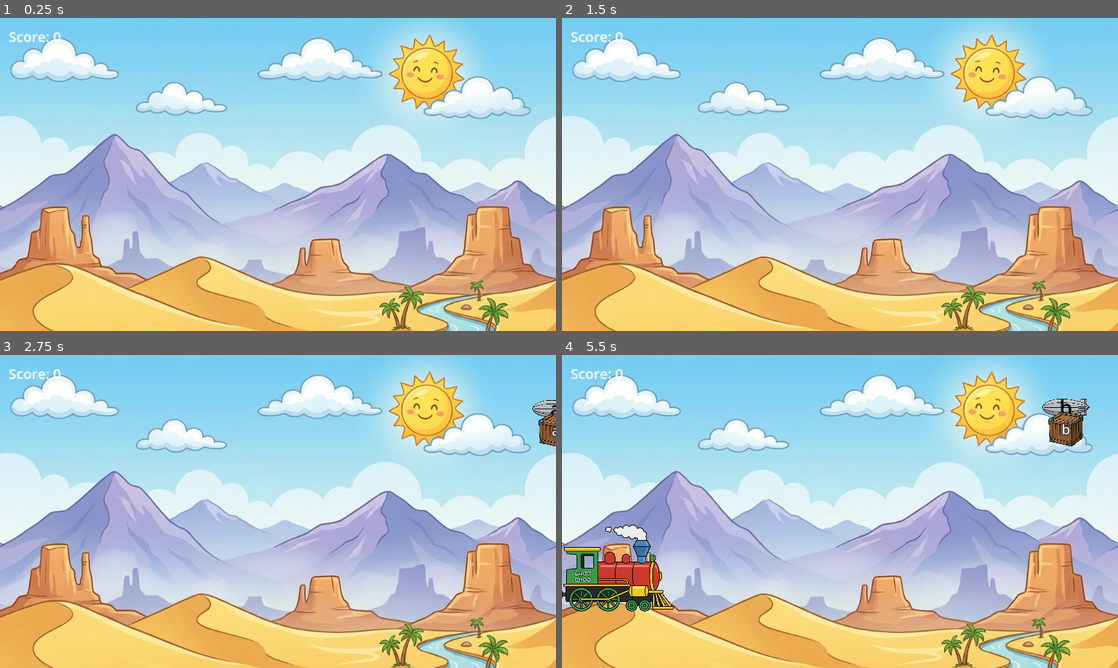
Above: before the commit, frames 1-4 (two rows, left to right).
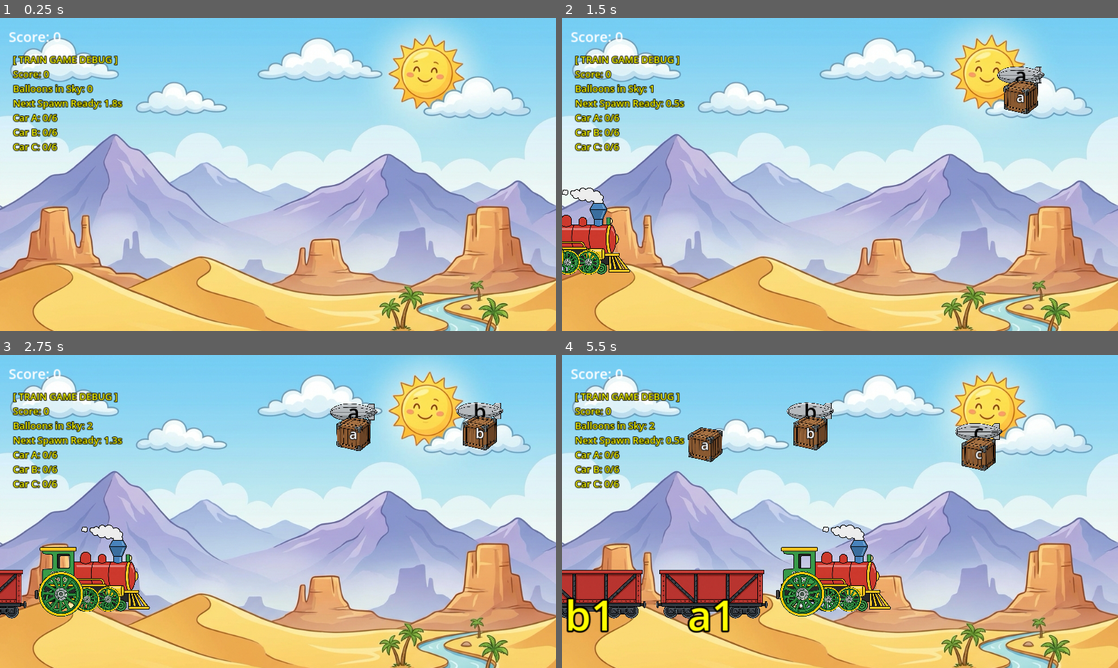
Above: after the commit, the same moments.

Repository: xiangfa/rt-games-godot
Game: Godot game, scene res://scenes/main.tscn
The game is run twice, just before and just after one commit, with the same random seed, the same clock (stepped at 60 frames per second) and the same inputs.
Inputs (mouse positions are in pixels of both pictures, inside the frame that each line leads up to):
- Up to frame 1 (0.25 s): no input
- Up to frame 2 (1.5 s): tap Enter at 0.5 s; move the mouse to (962, 158) at 0.52 s; click (962, 158) at 0.67 s; move the mouse to (728, 190) at 1.27 s; click (728, 190) at 1.42 s
- Up to frame 3 (2.75 s): move the mouse to (333, 442) at 2.02 s; click (333, 442) at 2.17 s
- Up to frame 4 (5.5 s): move the mouse to (812, 574) at 2.77 s; click (812, 574) at 2.92 s; move the mouse to (1067, 408) at 3.52 s; click (1067, 408) at 3.67 s; move the mouse to (673, 464) at 4.27 s; click (673, 464) at 4.42 s; move the mouse to (867, 511) at 5.02 s; click (867, 511) at 5.17 s

The runs differ from the first frame. In frame 1, 1.9% of the frame differs, in the area x 2-23%, y 12-43%; in frame 2, 4.8%; in frame 3, 8.2%; in frame 4, 15%, in the area x 0-95%, y 12-89%.

Commit message:
bkup with  rolling wheel

Diff:
--- a/train-words/scenes/car.tscn
+++ b/train-words/scenes/car.tscn
@@ -49,6 +49,6 @@
 visible = false
 z_index = 10
 texture = ExtResource("3_net")
-texture_scale = Vector2(8, 8)
+texture_scale = Vector2(3, 3)
 texture_repeat = 2
-polygon = PackedVector2Array(-120, -110, 120, -110, 45, -230, -45, -230)
+polygon = PackedVector2Array(-140, -105, 140, -105, 0, -325)
--- a/train-words/scripts/car.gd
+++ b/train-words/scripts/car.gd
@@ -14,14 +14,17 @@
 
 func _ready():
 	print("PHYSICS_DEBUG: Car " + id + " ready at " + str(global_position))
+
+	# Ensure net starts hidden
+	var net = get_node_or_null("CargoNet")
+	if net: net.visible = false
+
 	body_entered.connect(_on_body_entered)
-	# Check if anything is already inside (unlikely at spawn but good for safety)
-	for body in get_overlapping_bodies():
-		_on_body_entered(body)
 
 func _on_body_entered(body: Node2D):
-	if body.is_in_group("crate"):
-		if body.get("matched"):
-			return
-		print("PHYSICS_DEBUG: VALID CRATE DETECTED in car " + id)
-		get_tree().call_group("game_events_v2", "_handle_crate_arrival", body, self)
+	# Fail early if not a crate or already matched
+	if not body.is_in_group("crate"): return
+	if body.get("matched") == true: return
+
+	print("PHYSICS_DEBUG: VALID CRATE DETECTED in car " + id)
+	get_tree().call_group("game_events_v2", "_handle_crate_arrival", body, self)
--- a/train-words/scripts/main.gd
+++ b/train-words/scripts/main.gd
@@ -13,155 +13,238 @@
 var spawn_index = 0
 
 var auto_play: bool = true
+var debug_hud: Label
 
 func _ready():
 	name = "MainNode_v2"
 	add_to_group("game_events_v2")
+	_setup_debug_hud()
 	setup_game()
+
+	# FORCE connection in case editor link is broken
+	if has_node("SpawnTimer"):
+		var st = get_node("SpawnTimer")
+		if not st.timeout.is_connected(_on_spawn_timer_timeout):
+			st.timeout.connect(_on_spawn_timer_timeout)
+			print("PHYSICS_DEBUG: Manually connected SpawnTimer signal.")
+
+func _setup_debug_hud():
+	debug_hud = Label.new()
+	debug_hud.add_theme_font_size_override("font_size", 22)
+	debug_hud.add_theme_color_override("font_color", Color.YELLOW)
+	debug_hud.add_theme_color_override("font_outline_color", Color.BLACK)
+	debug_hud.add_theme_constant_override("outline_size", 6)
+	debug_hud.position = Vector2(30, 80)
+	add_child(debug_hud)
 
 func setup_game():
 	train.setup_train(level_data["cars"])
-	train.position = Vector2(-700, 550) # Start closer for faster appearance
-	spawn_timer.start()
+	train.position = Vector2(-200, 550)
+
+	if spawn_timer:
+		spawn_timer.wait_time = 2.0
+		spawn_timer.one_shot = false
+		spawn_timer.start()
+		# Tiny delay before first spawn to ensure all nodes are ready
+		get_tree().create_timer(0.5).timeout.connect(_on_spawn_timer_timeout)
 
 func _process(_delta):
-	# Train loops continuously
-	# 2800 allows the 2x train to fully exit before resetting
-	if train.position.x > 2800:
-		train.position.x = -1200
-		if train.has_method("reset_cargo"):
-			train.reset_cargo()
-
-	# Cleanup dropped crates that fall off bottom
+	# Update Debug HUD
+	if debug_hud:
+		var hud_text = "[ TRAIN GAME DEBUG ]\n"
+		hud_text += "Score: " + str(score) + "\n"
+		hud_text += "Balloons in Sky: " + str(get_tree().get_nodes_in_group("balloon").size()) + "\n"
+		var time_left = snapped(spawn_timer.time_left, 0.1)
+		hud_text += "Next Spawn Ready: " + ("NOW" if time_left <= 0 else str(time_left) + "s") + "\n"
+		for car in get_tree().get_nodes_in_group("train_cars"):
+			hud_text += "Car " + car.id.left(1).to_upper() + ": " + str(car.matched_count) + "/6\n"
+		debug_hud.text = hud_text
+
+	# Restart timer if it somehow died
+	if spawn_timer.is_stopped() and spawn_timer.time_left == 0:
+		spawn_timer.start()
+
+	# Train loops continuously WITHOUT clearing cargo
+	if train.position.x > 2500:
+		train.position.x = -300
+		# train.reset_cargo() # REMOVED: Keep the crates on the cars!
+
+	# Cleanup dropped crates
 	for crate in get_tree().get_nodes_in_group("crate"):
 		if not crate.matched and crate.global_position.y > 800:
-			print("PHYSICS_DEBUG: Cleaning up unmatched crate " + crate.label + " at Y=" + str(crate.global_position.y))
 			crate.queue_free()
 
 	if auto_play:
 		_check_auto_play()
 
 func _check_auto_play():
-	# Find all balloons
 	for balloon in get_tree().get_nodes_in_group("balloon"):
 		if not balloon.has_method("pop_balloon"): continue
-
 		var target_char = balloon.label_text.to_lower()
-		# Find the target car for this balloon
-		for car in train.get_children():
-			if not car is Area2D: continue # Skip engine/non-cars
-
-			var car_char = car.id.left(1).to_lower()
-			if car_char == target_char:
-				# Pop when horizontally aligned with target car
-				# x_offset: adjust for fall time and car center
+		for car in get_tree().get_nodes_in_group("train_cars"):
+			if car.id.left(1).to_lower() == target_char:
 				var dist = abs(balloon.global_position.x - car.global_position.x)
-				if dist < 15: # Tight tolerance for perfect drop
-					print("AUTO_PLAY: Dropping " + target_char + " into car " + car.id)
+				if dist < 25: # Even wider window for reliable drops
 					balloon.pop_balloon()
 					break
 
 func _on_spawn_timer_timeout():
+	if not level_data.has("balloons") or level_data["balloons"].size() == 0:
+		print("PHYSICS_DEBUG: Error - No balloons in level_data!")
+		return
+
+	print("PHYSICS_DEBUG: SpawnTimer timeout! Firing spawn #", spawn_index)
 	var label = level_data["balloons"][spawn_index]
 	spawn_balloon(label)
-
-	spawn_index += 1
-	if spawn_index >= level_data["balloons"].size():
-		spawn_index = 0 # Loop the balloon labels
+	spawn_index = (spawn_index + 1) % level_data["balloons"].size()
 
 func spawn_balloon(p_label: String):
 	var balloon_scene = preload("res://scenes/balloon.tscn")
 	var balloon = balloon_scene.instantiate()
 	balloon.setup(p_label)
-	balloon.add_to_group("balloon") # For auto-play tracking
-
-	# Flying from Right to Left
-	var start_x = 1400
-	var end_x = -200
-	var y_pos = randf_range(50, 250)
+	balloon.add_to_group("balloon")
+
+	# Start slightly off-screen for natural entrance
+	var start_x = 1250
+	var end_x = -300
+	var y_pos = randf_range(80, 220)
 
 	balloon.position = Vector2(start_x, y_pos)
+	balloon.z_index = 1000 # On top of everything
+	balloon.modulate.a = 1.0
 	add_child(balloon)
 
-	# Horizontal movement tween
 	var tween = create_tween()
-	# Speed: Comfortable blimp pace
-	tween.tween_property(balloon, "position:x", end_x, 10.0)
+	tween.tween_property(balloon, "position:x", end_x, 8.0)
 	tween.tween_callback(balloon.queue_free)
 
 func _handle_crate_arrival(crate, car):
-	if crate.matched:
+	if crate.matched: return
+
+	var car_target = car.id.left(1).to_lower().strip_edges()
+	var crate_label = crate.label.to_lower().strip_edges()
+
+	# 1. Full Car Logic
+	if car.matched_count >= 6:
+		print("PHYSICS_DEBUG: Car " + car.id + " is FULL. Rolling off.")
+		_animate_roll_off(crate, car)
 		return
 
-	var car_target = car.id.left(1).to_lower()
-	var crate_label = crate.label.to_lower()
-
-	# Full Car Logic: Reject any more crates if 6 are already matched
-	if car.matched_count >= 6:
-		print("PHYSICS_DEBUG: Car " + car.id + " is FULL. Rejecting.")
-		crate.vanish()
-		return
-
+	# 2. Match calculation
 	if crate_label == car_target:
 		crate.matched = true
-		crate.remove_from_group("crate") # Prevent cleanup loop from seeing it
-		print("PHYSICS_DEBUG: MATCH SUCCESS for " + crate_label)
+		crate.remove_from_group("crate")
+		crate.add_to_group("cargo") # New group for reliable cleanup
+
+		# ATOMIC: Increment count IMMEDIATELY
+		var slot_index = car.matched_count
+		car.matched_count += 1
+
+		print("PHYSICS_DEBUG: MATCH SUCCESS! Slot: " + str(slot_index) + " for " + car.id)
 		score += 10
 		update_score_ui()
 		show_popup(car.global_position, "+10")
 
-		# Define Cute Heap Slots (relative to car center)
-		# TIGHTER: Lowered base_y from -110 to -115 for closer fit to rim
+		# Define visual slots: Classic 3-2-1 Pyramid (Tighter Pack)
+		# Height jumps: -115 -> -190 (+75px) -> -265 (+75px)
 		var heap_slots = [
-			Vector2(-70, -115), Vector2(70, -118), Vector2(0, -120),
-			Vector2(-35, -165), Vector2(35, -168),
-			Vector2(0, -210)
+			Vector2(-75, -115), Vector2(75, -115), Vector2(0, -115), # Floor (0,1,2)
+			Vector2(-40, -190), Vector2(40, -190),                  # Row 2 (3,4)
+			Vector2(0, -265)                                         # Peak (5)
 		]
-
-		var target_pos: Vector2
-		if car.matched_count < heap_slots.size():
-			target_pos = heap_slots[car.matched_count]
-		else:
-			target_pos = Vector2(randf_range(-30, 30), -210 - (car.matched_count - 5) * 45)
-
-		# Drop Animation
+		var target_pos = heap_slots[clampi(slot_index, 0, 5)]
+
+		# Depth Sort: Later crates sit in front
+		crate.z_index = slot_index + 1
+
+		# Visual drop setup
 		crate.set_deferred("freeze", true)
 		crate.set_deferred("collision_layer", 0)
 		crate.set_deferred("collision_mask", 0)
 
-		# Move to car space deferred
+		var start_global = crate.global_position
 		crate.call_deferred("reparent", car)
 
-		# Tween to heap position
+		await get_tree().process_frame
+
 		var tween = create_tween()
-		tween.set_trans(Tween.TRANS_BOUNCE)
-		tween.set_ease(Tween.EASE_OUT)
-
-		var start_global = crate.global_position
-
-		await get_tree().process_frame
-
-		tween.tween_property(crate, "position", target_pos, 0.6).from(crate.to_local(start_global))
+		tween.set_trans(Tween.TRANS_BOUNCE).set_ease(Tween.EASE_OUT)
+		tween.tween_property(crate, "position", target_pos, 0.6).from(car.to_local(start_global))
 		tween.parallel().tween_property(crate, "rotation", randf_range(-0.1, 0.1), 0.4)
 
-		car.matched_count += 1
-		print("PHYSICS_DEBUG: Crate " + crate.label + " matched and animated to " + str(target_pos))
-
-		# NEW: Check if car is now full (6 crates)
 		if car.matched_count == 6:
-			var net = car.get_node_or_null("CargoNet")
-			if net:
-				net.visible = true
-				print("PHYSICS_DEBUG: Net deployed on car " + car.id + ". Node visible: " + str(net.visible))
-			else:
-				print("PHYSICS_DEBUG: ERROR - Net node not found on car " + car.id + "!")
+			# Delay net until animation finishes
+			tween.finished.connect(func():
+				var net = car.get_node_or_null("CargoNet")
+				if net: net.visible = true
+				_check_win_condition()
+			)
 	else:
-		print("PHYSICS_DEBUG: MATCH FAILED for " + crate_label)
-		crate.vanish()
+		# MISMATCH: Just ignore. Do NOT vanish.
+		# The crate might hit the correct car next, or the ground.
+		print("PHYSICS_DEBUG: Car " + car.id + " IGNORED mismatched crate: " + crate_label)
+
+func _check_win_condition():
+	var all_cars = get_tree().get_nodes_in_group("train_cars")
+	var total_full = 0
+	for car in all_cars:
+		if car.matched_count >= 6:
+			total_full += 1
+
+	if total_full >= 3:
+		print("PHYSICS_DEBUG: ALL CARS FULL! Game Complete.")
+		_game_over()
+
+func _game_over():
+	spawn_timer.stop()
+	auto_play = false # Stop auto-popping
+
+	# Show Big Victory Message
+	var win_label = Label.new()
+	win_label.text = "MISSION COMPLETE!"
+	win_label.horizontal_alignment = HORIZONTAL_ALIGNMENT_CENTER
+	win_label.add_theme_font_size_override("font_size", 100)
+	win_label.add_theme_color_override("font_color", Color.YELLOW)
+	win_label.add_theme_color_override("font_outline_color", Color.BLACK)
+	win_label.add_theme_constant_override("outline_size", 20)
+
+	win_label.position = Vector2(300, 300) # Center-ish
+	add_child(win_label)
+
+	# Animate the win message
+	win_label.scale = Vector2.ZERO
+	win_label.pivot_offset = Vector2(400, 50)
+	var win_tween = create_tween()
+	win_tween.set_trans(Tween.TRANS_ELASTIC).set_ease(Tween.EASE_OUT)
+	win_tween.tween_property(win_label, "scale", Vector2.ONE, 1.5)
+
+	# Slow the train to a halt
+	var train_tween = create_tween()
+	train_tween.tween_property(train, "speed", 0.0, 3.0).set_trans(Tween.TRANS_SINE).set_ease(Tween.EASE_OUT)
+
+func _animate_roll_off(crate, car):
+	crate.freeze = true
+	crate.collision_layer = 0
+	crate.collision_mask = 0
+	var global_start = crate.global_position
+	crate.reparent(car)
+	crate.global_position = global_start
+
+	var side = 1 if randf() > 0.5 else -1
+	var tween = create_tween()
+	var start_local = car.to_local(global_start)
+
+	tween.set_trans(Tween.TRANS_QUAD).set_ease(Tween.EASE_OUT)
+	tween.tween_property(crate, "position", Vector2(side * 80, -250), 0.3).from(start_local)
+	tween.parallel().tween_property(crate, "rotation", side * 3.14, 0.5)
+
+	tween.set_ease(Tween.EASE_IN)
+	tween.tween_property(crate, "position", Vector2(side * 280, 500), 0.7)
+	tween.parallel().tween_property(crate, "modulate:a", 0.0, 0.7)
+	tween.tween_callback(crate.queue_free)
 
 func update_score_ui():
 	score_label.text = "Score: " + str(score)
-	print("PHYSICS_DEBUG: UI Score set to: " + str(score))
 
 func show_popup(pos, text):
 	var label = Label.new()
--- a/train-words/scripts/train.gd
+++ b/train-words/scripts/train.gd
@@ -25,7 +25,66 @@
 	var current_x = 0
 	engine.position = Vector2(current_x, -60)
 
-	current_x -= 360 # Tighter car spacing
+	# Add engine wheels
+	var wheel_tex = preload("res://assets/train_wheel.png")
+	var wheel_positions = [
+		Vector2(120, 240),  # Front small
+		Vector2(-40, 240),  # Mid small
+		Vector2(-240, 200)  # Back big
+	]
+	var wheel_scales = [0.25, 0.25, 0.45] # Relative to engine's 0.3 scale
+
+	for i in range(3):
+		var w = Sprite2D.new()
+		w.texture = wheel_tex
+		w.position = wheel_positions[i]
+		w.scale = Vector2(wheel_scales[i], wheel_scales[i])
+		w.add_to_group("engine_wheels")
+		engine.add_child(w)
+
+	# Add smoke particles to chimney
+	var particles = CPUParticles2D.new()
+	particles.name = "SmokeParticles"
+	# Position relative to engine (Approx chimney top)
+	particles.position = Vector2(70, -220)
+	particles.texture = preload("res://assets/smoke_puff.png")
+	particles.amount = 30 # Increased density
+	particles.lifetime = 2.0 # Longer life
+	particles.preprocess = 2.0 # Start with trail
+	particles.speed_scale = 1.0
+	particles.explosiveness = 0.0
+	particles.randomness = 0.8
+
+	# TRAILING EFFECT: Particles stay in world space
+	particles.local_coords = false
+
+	# Motion: Drift UP and LEFT
+	particles.direction = Vector2(-1, -0.3)
+	particles.spread = 25.0
+	particles.gravity = Vector2(0, -80) # Rise faster
+	particles.initial_velocity_min = 50.0
+	particles.initial_velocity_max = 120.0
+
+	# Scale: Start small, get big
+	particles.scale_amount_min = 0.1
+	particles.scale_amount_max = 0.3
+	var curve = Curve.new()
+	curve.add_point(Vector2(0, 0.4))
+	curve.add_point(Vector2(1, 1.2))
+	particles.scale_amount_curve = curve
+
+	# Alpha: Semi-transparent fading to clear
+	var gradient = Gradient.new()
+	gradient.set_color(0, Color(1, 1, 1, 0.9))
+	gradient.set_color(1, Color(1, 1, 1, 0))
+	particles.color_ramp = gradient
+
+	# Ensure it sits on top of everything
+	particles.z_index = 500
+
+	engine.add_child(particles)
+
+	current_x -= 280 # Narrower car spacing
 
 	for id in car_ids:
 		var car = car_scene.instantiate()
@@ -33,7 +92,7 @@
 		car.add_to_group("train_cars") # Group is more reliable than 'is Area2D'
 		car.position = Vector2(current_x, 0)
 		car.setup(id)
-		current_x -= 360
+		current_x -= 280
 
 func reset_cargo():
 	print("PHYSICS_DEBUG: Resetting all train cars...")
@@ -43,14 +102,25 @@
 		if net:
 			net.visible = false
 
-		# Clear visual crates
+		# Clear visual crates (matched ones were moved to 'cargo' or are children)
 		for child in car.get_children():
-			if child.is_in_group("crate"):
+			if child.is_in_group("crate") or child.is_in_group("cargo"):
 				child.queue_free()
 	print("PHYSICS_DEBUG: Train cargo reset complete.")
 
 func _process(delta):
 	position.x += speed * delta
 
-	# Reset if too far right
-	# if position.x > 2000: ...
+	# Rotate engine wheels
+	var rotation_speed = 5.0 * (speed / 150.0)
+	for wheel in get_tree().get_nodes_in_group("engine_wheels"):
+		wheel.rotation += rotation_speed * delta * (1.0 / wheel.scale.x * 0.25)
+
+	# Update smoke intensity based on speed
+	for child in get_children():
+		if child is Sprite2D: # The engine
+			var particles = child.get_node_or_null("SmokeParticles")
+			if particles:
+				particles.emitting = speed > 5.0
+				particles.lifetime = lerp(2.0, 1.0, speed / 300.0)
+				particles.initial_velocity_min = lerp(20.0, 60.0, speed / 300.0)
Binary file added: train-words/assets/smoke_puff.png
Not shown, added: train-words/assets/smoke_puff.png.import
Binary file added: train-words/assets/train_wheel.png
Not shown, added: train-words/assets/train_wheel.png.import
Not shown: 1 places in train-words/scenes/car.tscn that only renumber resources
